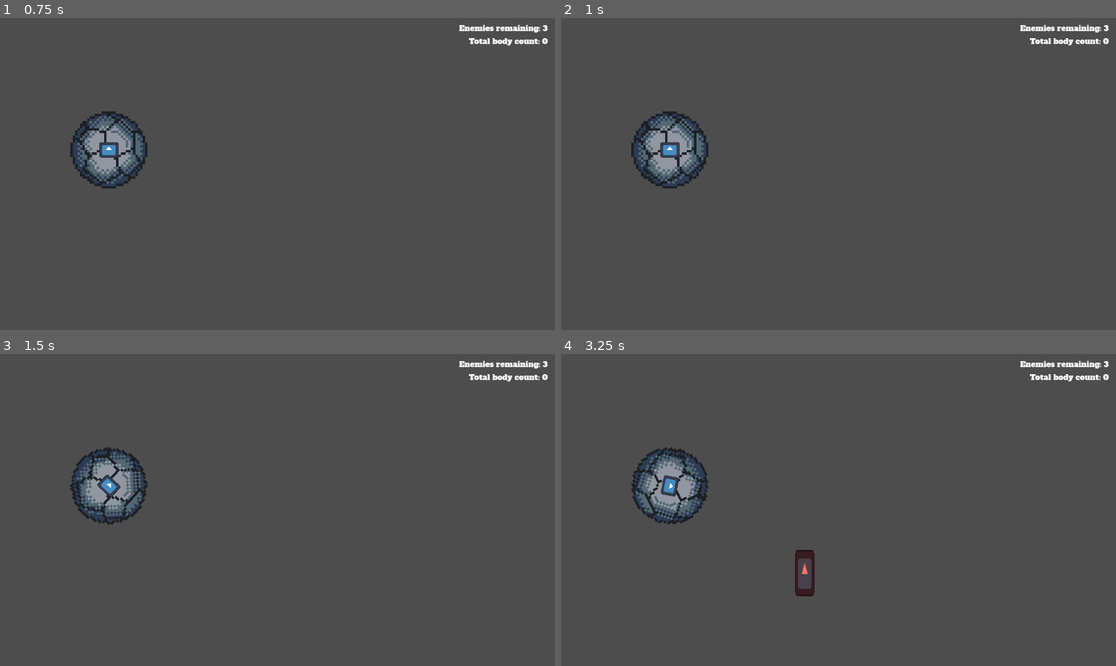
Above: before the commit, frames 1-4 (two rows, left to right).
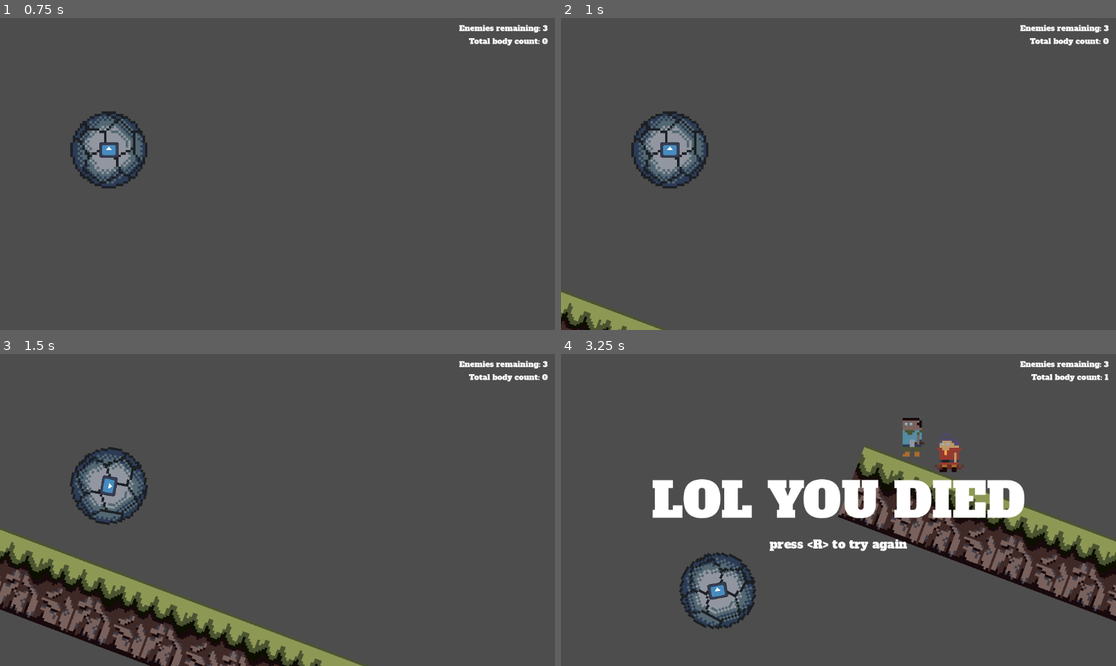
Above: after the commit, the same moments.

Repository: cdawgg/PirateJam16
Game: Godot game, scene res://scenes/game_world.tscn
The game is run twice, just before and just after one commit, with the same random seed, the same clock (stepped at 60 frames per second) and the same inputs. The engine's default icon, where the game draws it, is replaced by a stand-in: a white triangle on a blue panel in a dark square.
Inputs (mouse positions are in pixels of both pictures, inside the frame that each line leads up to):
- Up to frame 1 (0.75 s): click "Play" at 0.5 s
- Up to frame 2 (1 s): no input
- Up to frame 3 (1.5 s): move the mouse to (399, 494) at 1.27 s; hold D (accelerate, bound only after the commit) from 1.28 s (still down); hold E (action) from 1.28 s (still down)
- Up to frame 4 (3.25 s): tap Space (jump) at 1.52, 1.82, 2.27, 2.57, 3.05 s; click (960, 494) at 1.55 s; move the mouse to (727, 525) at 2.02 s; release D (accelerate, bound only after the commit) at 2.03 s; release E (action) at 2.03 s; click (727, 525) at 2.1 s; tap A (decelerate, bound only after the commit) at 2.3 s; move the mouse to (894, 441) at 2.77 s; hold D (accelerate, bound only after the commit) from 2.78 s (still down); hold A (decelerate, bound only after the commit) from 2.78 s (still down)

Frame 1 is identical in both runs. In frame 2, 1.2% of the frame differs, in the area x 0-20%, y 87-100%; in frame 3, 13%; in frame 4, 21%, in the area x 12-100%, y 6-89%.

Commit message:
added acceleration and deceleration to boulder refactored boulder jump code and added double jump capability added random sprites to enemies added death screen added terrain node for autoscaling terrain textures fixed bullet speed changing according to mouse position

Diff:
--- a/objects/death_zone.gd
+++ b/objects/death_zone.gd
@@ -4,6 +4,4 @@
 
 func _on_body_entered(body):
 	if body is Boulder:
-		# TODO: Kill boulder, disable inputs
-		# TODO: Show death screen via UILayer
-		GameState.freeze_camera()
+		body.die()
--- a/objects/death_zone.tscn
+++ b/objects/death_zone.tscn
@@ -11,5 +11,6 @@
 
 [node name="CollisionShape2D" type="CollisionShape2D" parent="."]
 shape = SubResource("RectangleShape2D_nsbkr")
+debug_color = Color(0.75113, 0.458869, 5.77569e-07, 0.42)
 
 [connection signal="body_entered" from="." to="." method="_on_body_entered"]
--- a/objects/enemy.gd
+++ b/objects/enemy.gd
@@ -1,7 +1,18 @@
 class_name Enemy
 extends Area2D
 
+const TEXTURES: Array[Texture2D] = [
+	preload("res://assets/sprites/enemy1.png"),
+	preload("res://assets/sprites/enemy2.png"),
+	preload("res://assets/sprites/enemy3.png"),
+	preload("res://assets/sprites/enemy4.png")
+]
+
 var dead: bool = false
+
+
+func _ready():
+	$Sprite2D.texture = TEXTURES.pick_random()
 
 
 func die():
--- a/objects/enemy.tscn
+++ b/objects/enemy.tscn
@@ -1,23 +1,21 @@
 [gd_scene load_steps=4 format=3 uid="uid://cnc1dhgwa5uu6"]
 
 [ext_resource type="Script" path="res://objects/enemy.gd" id="1_0amj3"]
-[ext_resource type="Texture2D" uid="uid://5fb6x5is14nh" path="res://assets/sprites/icon.svg" id="1_troyn"]
+[ext_resource type="Texture2D" uid="uid://c4o6cmnka2p8t" path="res://assets/sprites/enemy4.png" id="2_e8jvi"]
 
 [sub_resource type="RectangleShape2D" id="RectangleShape2D_bgwob"]
-size = Vector2(42, 96)
+size = Vector2(58, 80)
 
 [node name="Enemy" type="Area2D"]
 collision_layer = 8
 script = ExtResource("1_0amj3")
 
 [node name="CollisionShape2D" type="CollisionShape2D" parent="."]
-position = Vector2(0, -45)
+position = Vector2(1, -40)
 shape = SubResource("RectangleShape2D_bgwob")
 
 [node name="Sprite2D" type="Sprite2D" parent="."]
-modulate = Color(1, 0.461017, 0.392737, 1)
-position = Vector2(0, -44.25)
-scale = Vector2(0.3125, 0.746094)
-texture = ExtResource("1_troyn")
+position = Vector2(0, -40.25)
+texture = ExtResource("2_e8jvi")
 
 [connection signal="body_entered" from="." to="." method="_on_body_entered"]
--- a/objects/level.gd
+++ b/objects/level.gd
@@ -11,12 +11,3 @@
 	for child in $Enemies.get_children():
 		if child is not Enemy: continue
 		enemies.append(child)
-
-
-func reset():
-	for obstacle in obstacles:
-		if obstacle is Shootable:
-			obstacle.reset()
-
-	for enemy in enemies:
-		enemy.respawn()
--- /dev/null
+++ b/objects/terrain.gd
@@ -0,0 +1,22 @@
+@tool
+class_name Terrain
+extends StaticBody2D
+
+var shape: CollisionShape2D
+var sprite: Sprite2D
+
+@export var texture: Texture2D
+
+
+func _ready():
+	shape = get_node_or_null("CollisionShape2D")
+	sprite = get_node_or_null("Sprite2D")
+
+
+func _process(_delta):
+	if sprite && shape:
+		sprite.region_enabled = true
+		sprite.texture_repeat = CanvasItem.TEXTURE_REPEAT_ENABLED
+		sprite.texture = texture
+		sprite.position = shape.position
+		sprite.region_rect = Rect2(Vector2.ZERO, shape.shape.size)
--- /dev/null
+++ b/objects/terrain.tscn
@@ -0,0 +1,25 @@
+[gd_scene load_steps=4 format=3 uid="uid://cmb0uyuh5o15j"]
+
+[ext_resource type="Script" path="res://objects/terrain.gd" id="1_qm7e3"]
+[ext_resource type="Texture2D" uid="uid://cw2pad4pgh8g5" path="res://assets/sprites/Groundtxtr_Flat.png" id="2_g4ayf"]
+
+[sub_resource type="RectangleShape2D" id="RectangleShape2D_1s8du"]
+size = Vector2(1856.76, 160)
+
+[node name="Floor" type="StaticBody2D"]
+rotation = 0.359538
+collision_layer = 2
+collision_mask = 0
+script = ExtResource("1_qm7e3")
+texture = ExtResource("2_g4ayf")
+
+[node name="CollisionShape2D" type="CollisionShape2D" parent="."]
+position = Vector2(600.541, 69.9107)
+shape = SubResource("RectangleShape2D_1s8du")
+
+[node name="Sprite2D" type="Sprite2D" parent="."]
+texture_repeat = 2
+position = Vector2(600.541, 69.9107)
+texture = ExtResource("2_g4ayf")
+region_enabled = true
+region_rect = Rect2(0, 0, 1856.76, 160)
--- a/objects/test_level/invisibridge.gd
+++ b/objects/test_level/invisibridge.gd
@@ -1,4 +1,4 @@
-extends StaticBody2D
+extends Terrain
 
 
 func _on_shootable_was_hit():
--- a/player/boulder.gd
+++ b/player/boulder.gd
@@ -3,20 +3,34 @@
 
 const MAX_SPEED: float = 1000
 const JUMP_FORCE: float = 1000
+const ACCEL_FORCE: float = 2000
 
 @onready var gun: Gun = $Gun
 
 var input_disabled: bool = true
+
 var on_floor: bool = false
+var max_jumps: int = 1
+var rem_jumps: int = max_jumps
+var jump_cd: Timer
+var jump_cd_ready: bool = true
+const JUMP_CD_LENGTH: float = 0.3
+
+
+func _ready():
+	jump_cd = Timer.new()
+	jump_cd.timeout.connect(_on_jump_cd_timeout)
+	add_child(jump_cd)
 
 
 func _input(event):
+	if event.is_action_pressed("restart"): #restart set to R
+		GameState.restart_level()
+
 	if input_disabled: return
 
 	if event.is_action_pressed("jump"): #jump set to space bar
 		jump()
-	if event.is_action_pressed("restart"): #restart set to R
-		GameState.start_level()
 	if event.is_action_pressed("action"): #action set to E, nothing set here yet
 		pass
 	if event.is_action_pressed("fire_gun"):
@@ -24,19 +38,32 @@
 
 
 func _physics_process(delta):
+	if !input_disabled:
+		if Input.is_action_pressed("accelerate"):
+			linear_velocity.x += ACCEL_FORCE * delta
+			rotation += 5 * delta
+		elif Input.is_action_pressed("decelerate"):
+			linear_velocity.x -= ACCEL_FORCE * delta
+			rotation -= 5 * delta
+
 	linear_velocity = linear_velocity.clamp(Vector2(-MAX_SPEED, -INF), Vector2(MAX_SPEED, INF))
 
 
 func _integrate_forces(state: PhysicsDirectBodyState2D):
 	on_floor = false
 
-	var i: int = 0
-	while i < state.get_contact_count():
-		var normal: Vector2 = state.get_contact_local_normal(i)
-		var contact_on_floor: bool = normal.dot(Vector2.UP) > 0.9 # Adjust this to tweak which angle it considers a floor
+	if jump_cd_ready:
+		var i: int = 0
+		while i < state.get_contact_count():
+			var normal: Vector2 = state.get_contact_local_normal(i)
+			var contact_on_floor: bool = normal.dot(Vector2.UP) > 0.9 # Adjust this to tweak which angle it considers a floor
 
-		on_floor = on_floor or contact_on_floor
-		i += 1
+			if contact_on_floor:
+				on_floor = true
+				rem_jumps = max_jumps
+				break
+
+			i += 1
 
 
 func enable_gun(enable: bool):
@@ -60,12 +87,27 @@
 
 
 func jump():
-	if !on_floor: return
+	if rem_jumps <= 0: return
+	if !jump_cd_ready: return
 
-	apply_central_impulse(Vector2.UP * JUMP_FORCE)
+	var impulse: Vector2 = -Vector2(0, linear_velocity.y) + Vector2.UP * JUMP_FORCE
+	apply_central_impulse(impulse)
+	jump_cd_ready = false
+	jump_cd.start(JUMP_CD_LENGTH)
+	rem_jumps -= 1
+
+
+func die():
+	disable_input()
+	GameState.freeze_camera()
+	UILayer.show_death_screen()
 
 
 func _on_body_entered(_body):
 	# TODO: Calculate this according to collision vectors instead
 	var shake_strength: float = 0.0003 * linear_velocity.length()
 	GameState.shake_camera(shake_strength)
+
+
+func _on_jump_cd_timeout():
+	jump_cd_ready = true
--- a/player/bullet.gd
+++ b/player/bullet.gd
@@ -1,7 +1,7 @@
 class_name Bullet
 extends RigidBody2D
 
-const FORCE: float = 8
+const FORCE: float = 4000
 const MAX_LIFETIME: float = 5
 
 var lifetime: float
@@ -13,7 +13,7 @@
 
 
 func fire(target: Vector2, parent_velocity: Vector2):
-	var dir: Vector2 = target - global_position
+	var dir: Vector2 = (target - global_position).normalized()
 	linear_velocity = parent_velocity + (dir * FORCE)
 	lifetime = MAX_LIFETIME
 	look_at(target)
--- a/project.godot
+++ b/project.godot
@@ -47,6 +47,16 @@
 "events": [Object(InputEventMouseButton,"resource_local_to_scene":false,"resource_name":"","device":-1,"window_id":0,"a …(253 unchanged characters)…
 ]
 }
+decelerate={
+"deadzone": 0.5,
+"events": [Object(InputEventKey,"resource_local_to_scene":false,"resource_name":"","device":-1,"window_id":0,"alt_pressed":false,"shift_pressed":false,"ctrl_pressed":false,"meta_pressed":false,"pressed":false,"keycode":0,"physical_keycode":65,"key_label":0,"unicode":97,"location":0,"echo":false,"script":null)
+]
+}
+accelerate={
+"deadzone": 0.5,
+"events": [Object(InputEventKey,"resource_local_to_scene":false,"resource_name":"","device":-1,"window_id":0,"alt_pressed":false,"shift_pressed":false,"ctrl_pressed":false,"meta_pressed":false,"pressed":false,"keycode":0,"physical_keycode":68,"key_label":0,"unicode":100,"location":0,"echo":false,"script":null)
+]
+}
 
 [layer_names]
 
--- a/scenes/test_level.tscn
+++ b/scenes/test_level.tscn
@@ -1,16 +1,17 @@
-[gd_scene load_steps=10 format=3 uid="uid://kkr4v0d00phg"]
+[gd_scene load_steps=11 format=3 uid="uid://kkr4v0d00phg"]
 
 [ext_resource type="Script" path="res://objects/level.gd" id="1_drve2"]
 [ext_resource type="PackedScene" uid="uid://bsy7how66wntf" path="res://objects/death_zone.tscn" id="2_20nuq"]
+[ext_resource type="PackedScene" uid="uid://cmb0uyuh5o15j" path="res://objects/terrain.tscn" id="2_lih4g"]
 [ext_resource type="Script" path="res://objects/test_level/invisibridge.gd" id="2_yabtx"]
 [ext_resource type="PackedScene" uid="uid://cnc1dhgwa5uu6" path="res://objects/enemy.tscn" id="3_d7qg0"]
 [ext_resource type="PackedScene" uid="uid://hb1dx7dyu6qs" path="res://objects/shootable.tscn" id="3_i8yxo"]
 
+[sub_resource type="RectangleShape2D" id="RectangleShape2D_35uvy"]
+size = Vector2(4716.45, 160)
+
 [sub_resource type="RectangleShape2D" id="RectangleShape2D_1s8du"]
 size = Vector2(1991.06, 65.1005)
-
-[sub_resource type="RectangleShape2D" id="RectangleShape2D_xcae2"]
-size = Vector2(5082.46, 65.1005)
 
 [sub_resource type="RectangleShape2D" id="RectangleShape2D_54cf2"]
 size = Vector2(1520, 20)
@@ -26,24 +27,18 @@
 
 [node name="Terrain" type="Node" parent="."]
 
-[node name="Floor" type="StaticBody2D" parent="Terrain"]
-rotation = 0.359538
-collision_layer = 2
-collision_mask = 0
+[node name="Floor" parent="Terrain" instance=ExtResource("2_lih4g")]
 
-[node name="CollisionShape2D" type="CollisionShape2D" parent="Terrain/Floor"]
-position = Vector2(600.541, 22.5503)
-shape = SubResource("RectangleShape2D_1s8du")
+[node name="Floor2" parent="Terrain" instance=ExtResource("2_lih4g")]
+position = Vector2(2507, 936)
 
-[node name="Floor2" type="StaticBody2D" parent="Terrain"]
-position = Vector2(2499, 929)
-rotation = 0.359538
-collision_layer = 2
-collision_mask = 0
+[node name="CollisionShape2D" parent="Terrain/Floor2" index="0"]
+position = Vector2(1963.23, 69.9106)
+shape = SubResource("RectangleShape2D_35uvy")
 
-[node name="CollisionShape2D" type="CollisionShape2D" parent="Terrain/Floor2"]
-position = Vector2(2146.24, 22.5502)
-shape = SubResource("RectangleShape2D_xcae2")
+[node name="Sprite2D" parent="Terrain/Floor2" index="1"]
+position = Vector2(1963.23, 69.9106)
+region_rect = Rect2(0, 0, 4716.45, 160)
 
 [node name="Floor3" type="StaticBody2D" parent="Terrain"]
 visible = false
@@ -97,6 +92,7 @@
 
 [connection signal="was_hit" from="Obstacles/Shootable" to="Terrain/Floor3" method="_on_shootable_was_hit"]
 
+[editable path="Terrain/Floor2"]
 [editable path="Terrain/DeathZone"]
 [editable path="Terrain/DeathZone2"]
 [editable path="Obstacles/Shootable"]
--- a/scenes/ui_layer.gd
+++ b/scenes/ui_layer.gd
@@ -2,11 +2,13 @@
 
 @onready var main_menu: MainMenu = $MainMenu
 @onready var scoreboard: Scoreboard = $Scoreboard
+@onready var death_screen: Control = $DeathScreen
 
 
 func _ready():
 	main_menu.show()
 	scoreboard.hide()
+	death_screen.hide()
 
 
 func show_main_menu(show: bool = true):
@@ -23,3 +25,7 @@
 
 func set_score(score:int):
 	scoreboard.set_score(score)
+
+
+func show_death_screen(show: bool = true):
+	death_screen.visible = show
--- a/scenes/ui_layer.tscn
+++ b/scenes/ui_layer.tscn
@@ -1,8 +1,9 @@
-[gd_scene load_steps=4 format=3 uid="uid://bqqm8xj6jpria"]
+[gd_scene load_steps=5 format=3 uid="uid://bqqm8xj6jpria"]
 
 [ext_resource type="Script" path="res://scenes/ui_layer.gd" id="1_tplud"]
 [ext_resource type="PackedScene" uid="uid://csdkqy3bcj2y3" path="res://ui/scoreboard.tscn" id="2_a2o45"]
 [ext_resource type="PackedScene" uid="uid://b8tgpo5fupjiw" path="res://ui/main_menu.tscn" id="3_tc1fe"]
+[ext_resource type="PackedScene" uid="uid://chdkg2yoebc7f" path="res://ui/death_screen.tscn" id="4_tqgvh"]
 
 [node name="UILayer" type="CanvasLayer"]
 script = ExtResource("1_tplud")
@@ -12,3 +13,5 @@
 
 [node name="MainMenu" parent="." instance=ExtResource("3_tc1fe")]
 visible = false
+
+[node name="DeathScreen" parent="." instance=ExtResource("4_tqgvh")]
--- a/system/game_state.gd
+++ b/system/game_state.gd
@@ -3,7 +3,9 @@
 var game_world: Node2D
 var boulder: Boulder
 var camera: Camera
+
 var level: Level
+var level_packed: PackedScene
 
 ## Kill counts
 var level_kill_count: int = 0: # Enemies killed in the current run of the level
@@ -23,19 +25,25 @@
 	camera = boulder.get_node('Camera2D')
 
 
-func load_level(level_packed: PackedScene):
+func load_level(_level_packed: PackedScene):
 	var level_holder: Node2D = game_world.get_node('Level')
 
 	for child in level_holder.get_children():
 		level_holder.remove_child(child)
 
+	level_packed = _level_packed
 	level = level_packed.instantiate()
 	level_holder.add_child(level)
 	start_level()
 
 
+func restart_level():
+	UILayer.show_death_screen(false)
+	load_level(level_packed)
+	start_level()
+
+
 func start_level():
-	level.reset()
 	level_kill_count = 0
 	UILayer.set_enemy_count(level.enemies.size())
 
--- /dev/null
+++ b/ui/death_screen.tscn
@@ -0,0 +1,35 @@
+[gd_scene format=3 uid="uid://chdkg2yoebc7f"]
+
+[node name="DeathScreen" type="Control"]
+layout_mode = 3
+anchors_preset = 15
+anchor_right = 1.0
+anchor_bottom = 1.0
+grow_horizontal = 2
+grow_vertical = 2
+
+[node name="VBoxContainer" type="VBoxContainer" parent="."]
+layout_mode = 1
+anchors_preset = 8
+anchor_left = 0.5
+anchor_top = 0.5
+anchor_right = 0.5
+anchor_bottom = 0.5
+offset_left = -62.5
+offset_top = -25.0
+offset_right = 62.5
+offset_bottom = 25.0
+grow_horizontal = 2
+grow_vertical = 2
+
+[node name="Label" type="Label" parent="VBoxContainer"]
+layout_mode = 2
+theme_override_font_sizes/font_size = 100
+text = "LOL YOU DIED"
+horizontal_alignment = 1
+
+[node name="Label2" type="Label" parent="VBoxContainer"]
+layout_mode = 2
+theme_override_font_sizes/font_size = 25
+text = "press <R> to try again"
+horizontal_alignment = 1
Not shown, added: assets/sprites/Groundtxtr_Flat.png.import
Not shown, added: assets/sprites/enemy1.png.import
Not shown, added: assets/sprites/enemy2.png.import
Not shown, added: assets/sprites/enemy3.png.import
Not shown, added: assets/sprites/enemy4.png.import
